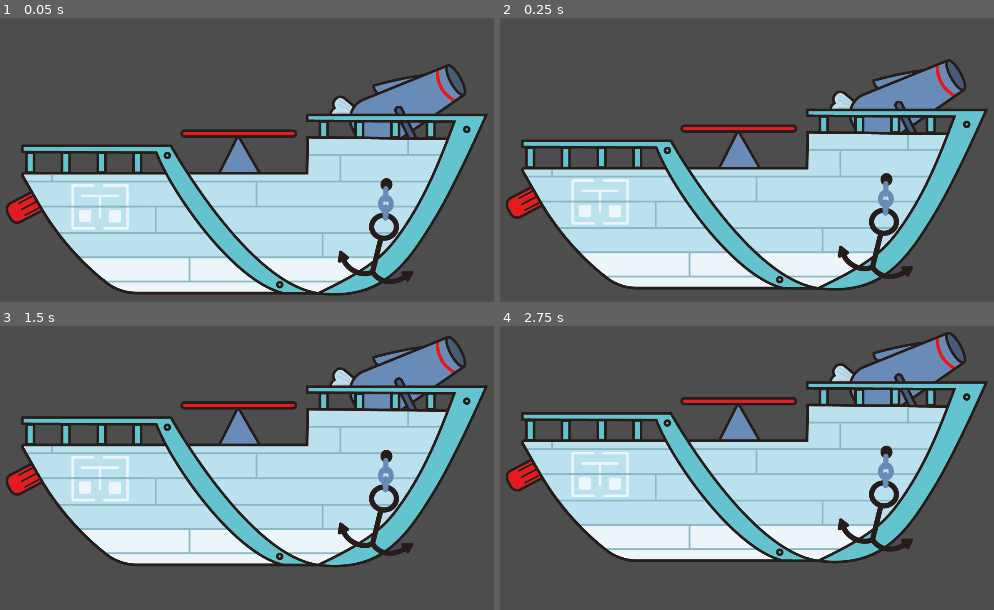
Above: before the commit, frames 1-4 (two rows, left to right).
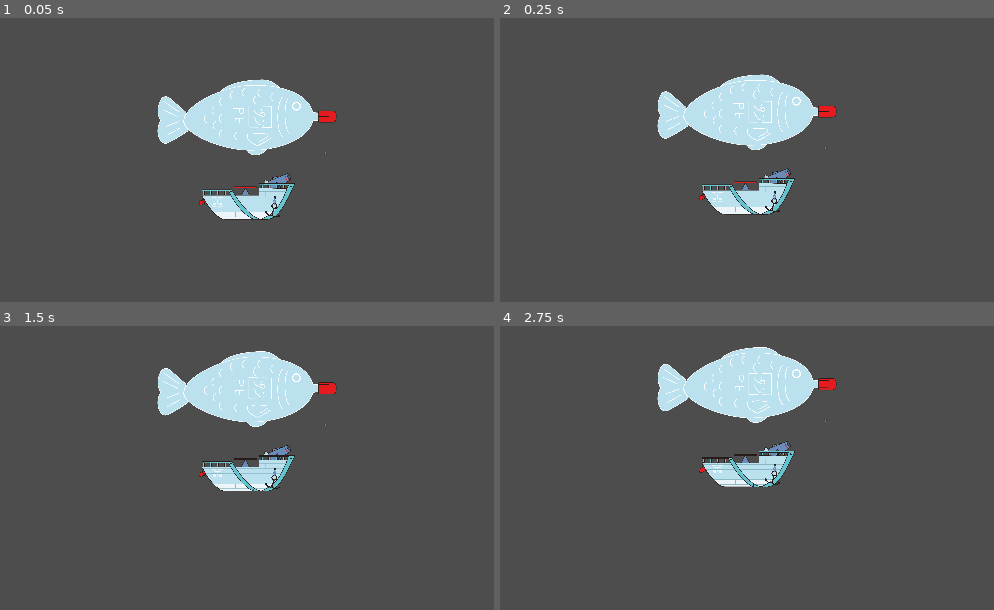
Above: after the commit, the same moments.

Repository: TheJP/GlobalGameJam2025
Game: Godot game, scene res://level/level.tscn
The game is run twice, just before and just after one commit, with the same random seed, the same clock (stepped at 60 frames per second) and the same inputs. The engine's default icon, where the game draws it, is replaced by a stand-in: a white triangle on a blue panel in a dark square.
Inputs:
- Up to frame 1 (0.05 s): no input
- Up to frame 2 (0.25 s): no input
- Up to frame 3 (1.5 s): no input
- Up to frame 4 (2.75 s): tap Enter at 2 s

The runs differ from the first frame. In frame 1, 49% of the frame differs, in the area x 1-99%, y 16-98%; in frame 2, 49%; in frame 3, 48%; in frame 4, 48%.

Commit message:
Scale down boat

Diff:
--- a/boat/boat.tscn
+++ b/boat/boat.tscn
@@ -14,6 +14,7 @@
 height = 1410.0
 
 [node name="Boat" type="Node2D"]
+scale = Vector2(0.2, 0.2)
 script = ExtResource("1_2rl37")
 
 [node name="Canon" parent="." instance=ExtResource("6_qdx53")]
